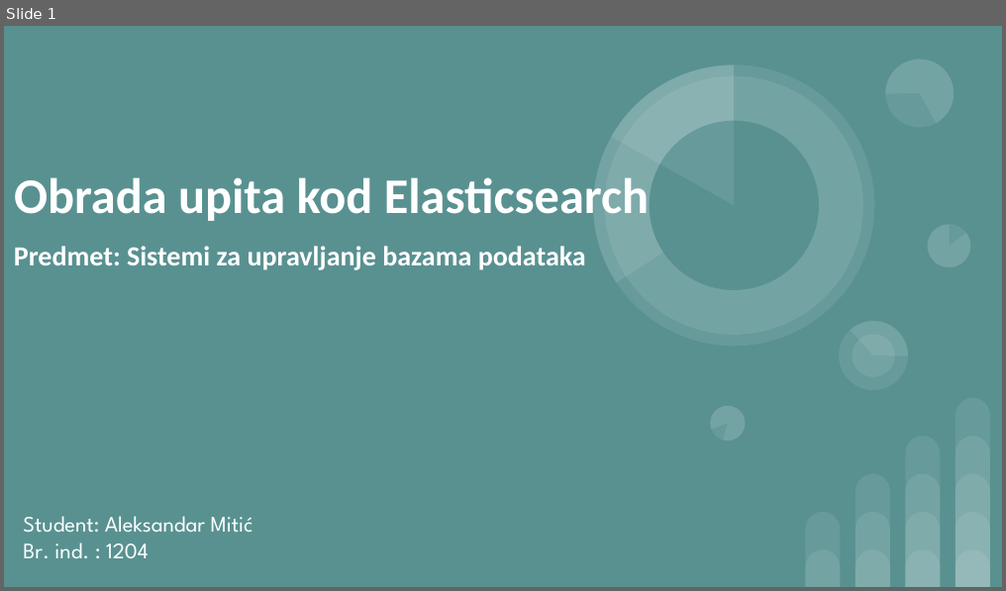
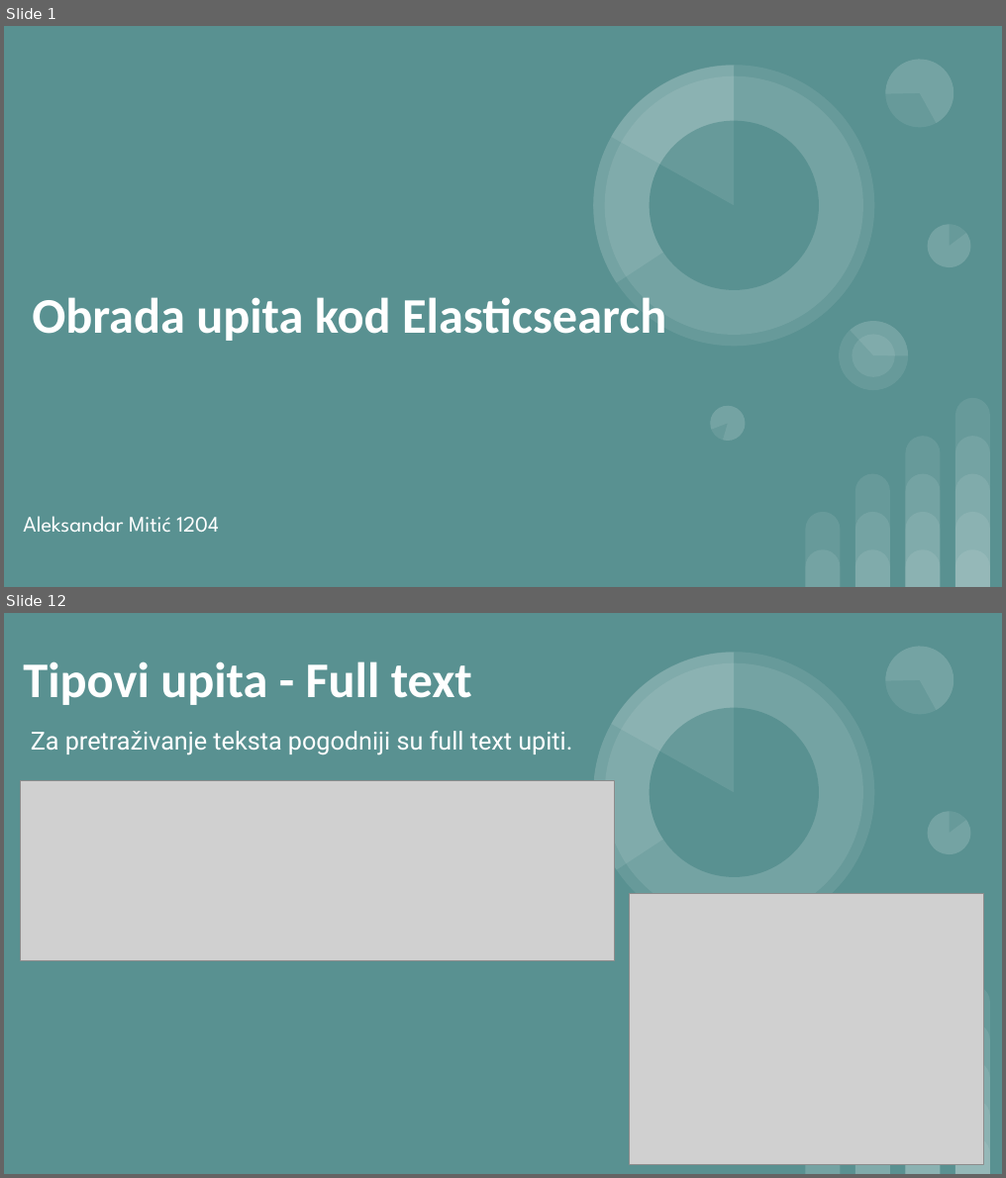
Before and after one commit to AleksandarPici/DBMS, a slide deck: Seminarski 1/DBMS Seminarski rad I -Aleksandar Mitic 1204.pptx. Shown one above the other, each under a label of ours: slide 1 before the commit, slides 1 and 12 after it; the slides between them are not shown. The pictures are 1006x591 and 1006x1178 pixels, drawn with LibreOffice and Linux fonts; fonts in the diff are those of the drawing; grey boxes stand for pictures. Boxes give left, top, right and bottom in pixels: in the first picture for what was removed or moved away, otherwise in the second. Text is boxed around its words. In the diff, an @@ line names an element or a change of style, - is before the commit and + after.

```diff
--- a/Seminarski 1/DBMS Seminarski rad I -Aleksandar Mitic 1204.pptx
+++ b/Seminarski 1/DBMS Seminarski rad I -Aleksandar Mitic 1204.pptx
@@ slide 12 added at (4,613,1002,1174), background #599191; not listed: 23 template elements that a slide beside it also shows @@
@@ title added at (23,662,472,705), 36 pt, text #FFFFFF, bold @@
+Tipovi upita - Full text
@@ text added at (31,731,572,756), 18 pt, text #FFFFFF @@
+Za pretraživanje teksta pogodniji su full text upiti.
@@ picture added at (21,780,615,960) @@
@@ picture added at (630,893,984,1164) @@
@@ slide 1 changed as well @@
@@ title "Obrada upita kod Elasticsearch": place and size @@
-title "Obrada upita kod Elasticsearch" at (14,177,648,221)
+title "Obrada upita kod Elasticsearch" at (32,297,666,341)
@@ text removed at (14,246,586,271) @@
-Predmet: Sistemi za upravljanje bazama podataka
@@ subtitle at (23,516,219,532): text changed @@
-Student: Aleksandar Mitić
-Br. ind. : 1204
+Aleksandar Mitić 1204
```
Also in this commit, not shown: 25 other slides added, 19 slides removed, 1 other file.
